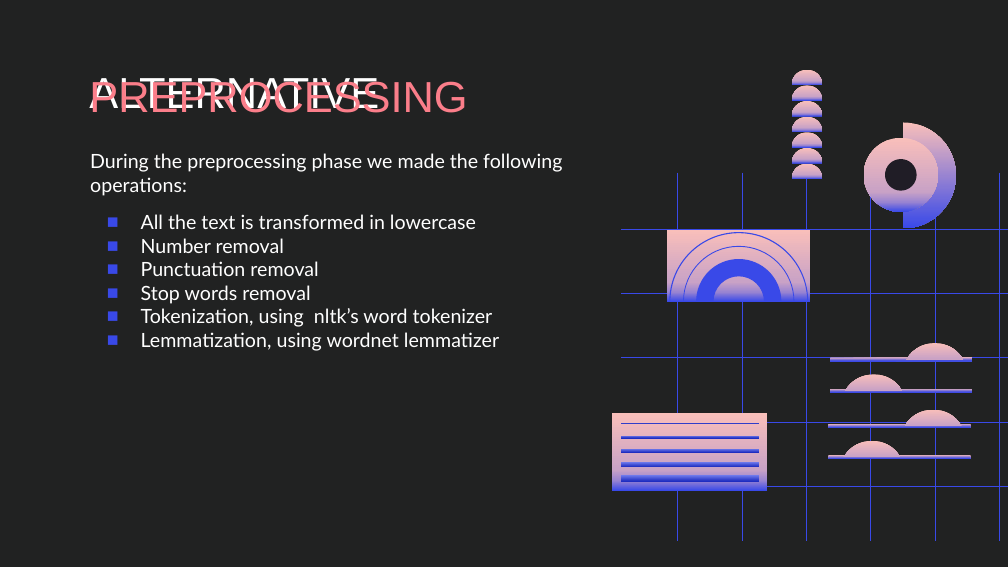
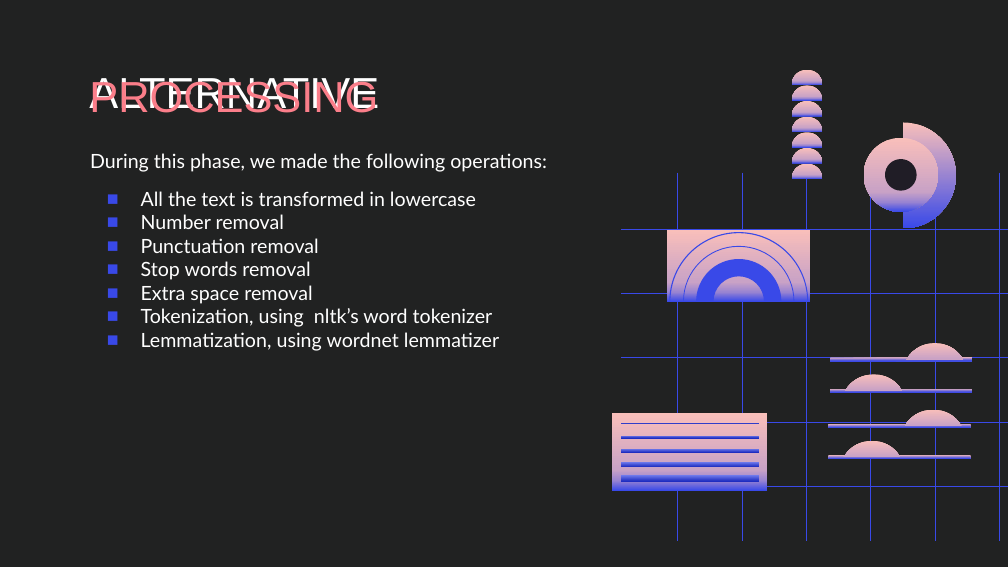
Before and after one commit to Blowdire/TextMiningProject, a slide deck: slide 18 of slideshow/TextMining-Slideshow.pptx (slide 20 before the commit). Drawn at 1008x567 pixels with LibreOffice and Linux fonts; fonts in the diff are those of the drawing. Boxes give left, top, right and bottom in pixels: in the first picture for what was removed or moved away, otherwise in the second. Text is boxed around its words. In the diff, an @@ line names an element or a change of style, - is before the commit and + after.

```diff
--- a/slideshow/TextMining-Slideshow.pptx
+++ b/slideshow/TextMining-Slideshow.pptx
@@ title at [89,78,378,113]: text changed @@
-PREPROCESSING
+PROCESSING
@@ text at [90,153,547,172]: text changed @@
-During the preprocessing phase we made the following operations:
+During this phase, we made the following operations:
@@ text at [141,285,312,304]: paragraph added @@
+■ Extra space removal
```
Also in this commit, not shown: 24 other slides changed, 5 slides removed, 8 other files.
